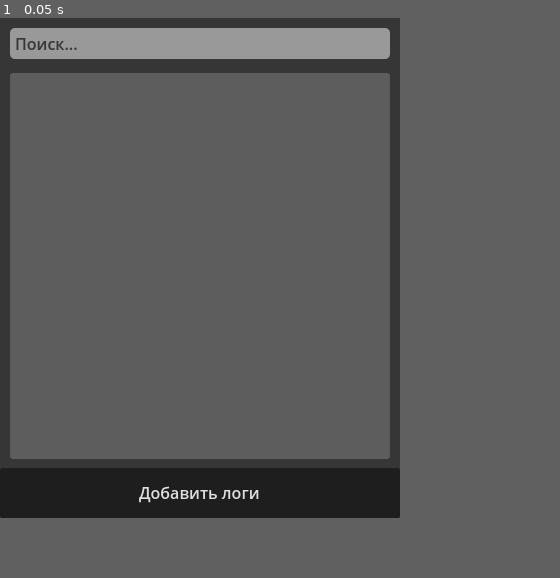
Above: before the commit, frame 1.
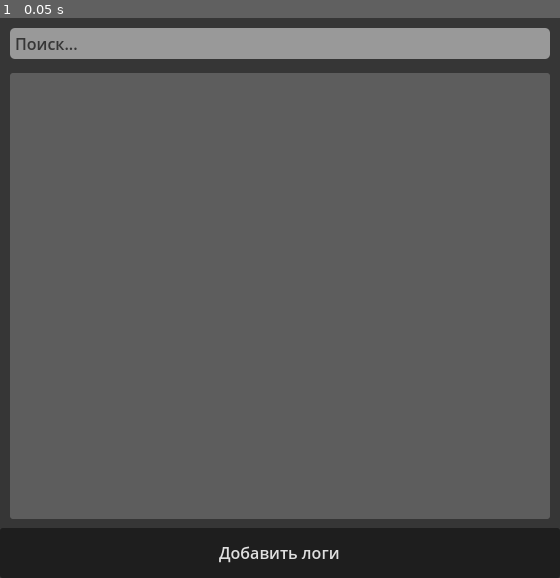
Above: after the commit, the same moment.

Repository: LFind/AlbionLogReader
Game: Godot game, scene res://scenes/Table.tscn
Same seed, same stepped clock (60 frames per second), same inputs: the game is played once before the commit and once after it. Before the commit the project has no main scene; this scene is started directly in both runs.
Inputs:
- Up to frame 1 (0.05 s): no input
In our replay, the window is 400x500 before the commit and 560x560 after it. These sizes can differ from the game's own. Grey fills any space a smaller window leaves; there, only what the larger window draws over its background counts as a difference.

The runs differ from the first frame. In frame 1, 23% of the frame differs, in the area x 0-100%, y 0-100%.

Commit message:
Other

Diff:
--- a/ItemInfoPane.tscn
+++ /dev/null
@@ -1,9 +0,0 @@
-[gd_scene format=3 uid="uid://b4wyjdmuir1vo"]
-
-[node name="ItemInfoPane" type="Panel"]
-anchors_preset = -1
-anchor_right = 1.24
-anchor_bottom = 0.528
-grow_horizontal = 2
-grow_vertical = 2
-metadata/_edit_use_anchors_ = true
--- a/project.godot
+++ b/project.godot
@@ -11,7 +11,7 @@
 [application]
 
 config/name="AlbionLogReader"
-run/main_scene="res://Table.tscn"
+run/main_scene="res://scenes/Table.tscn"
 config/features=PackedStringArray("4.0", "GL Compatibility")
 boot_splash/show_image=false
 config/icon="res://icon.svg"
@@ -23,14 +23,14 @@
 
 [display]
 
-window/size/viewport_width=400
-window/size/viewport_height=500
+window/size/viewport_width=560
+window/size/viewport_height=560
 window/size/resizable=false
 window/subwindows/embed_subwindows=false
 
 [editor_plugins]
 
-enabled=PackedStringArray("res://addons/SmoothScroll/plugin.cfg", "res://addons/SimpleTODO/plugin.cfg", "res://addons/CursorShapePreviewer/plugin.cfg")
+enabled=PackedStringArray("res://addons/SmoothScroll/plugin.cfg", "res://addons/CursorShapePreviewer/plugin.cfg")
 
 [input]
 
